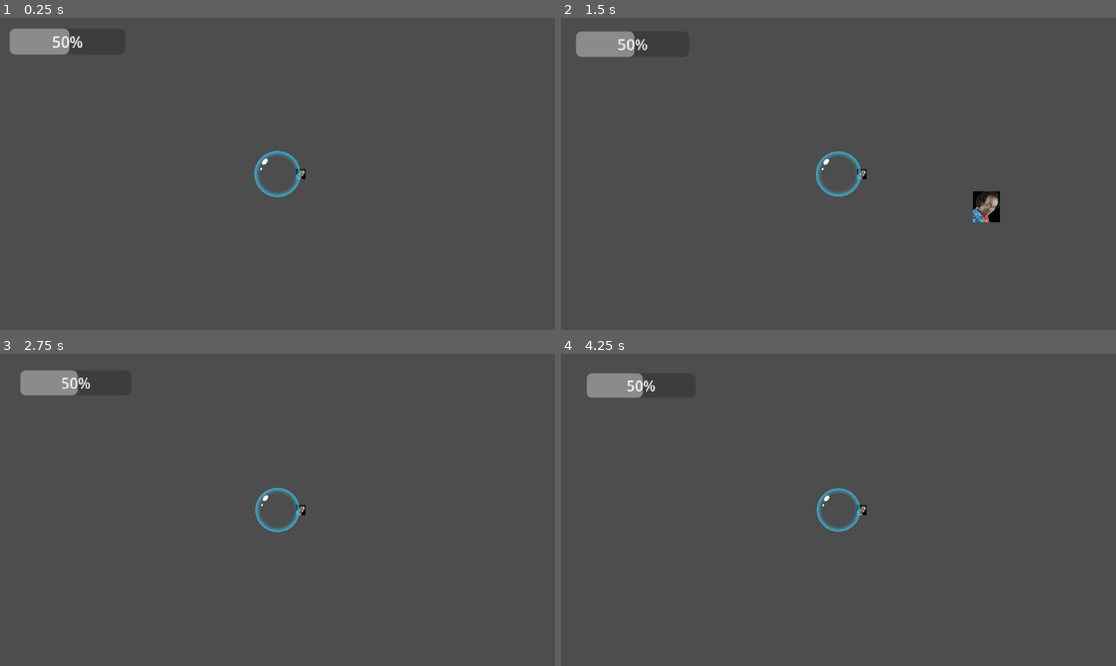
Above: before the commit, frames 1-4 (two rows, left to right).
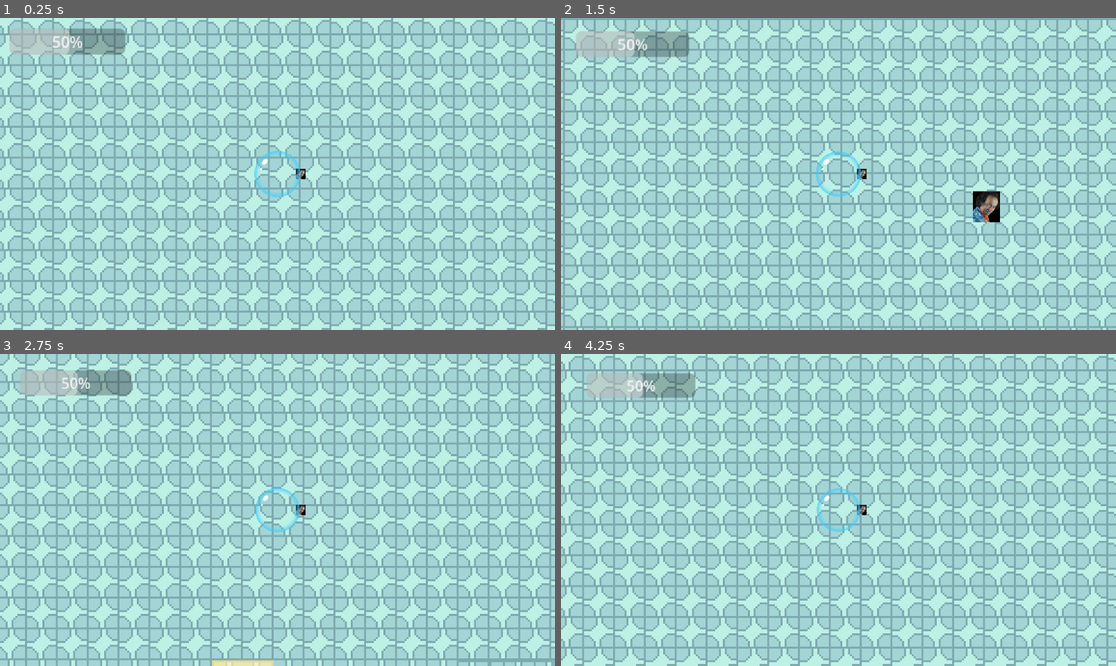
Above: after the commit, the same moments.

Repository: Zodayan/BubbleSurvivor
Game: Godot game, scene res://scenes/game.tscn
Two runs of this game, one before a commit and one after it. Both use one fixed random seed, a clock stepped at 60 frames per second and the inputs below.
Inputs (mouse positions are in pixels of both pictures, inside the frame that each line leads up to):
- Up to frame 1 (0.25 s): no input
- Up to frame 2 (1.5 s): tap Enter at 0.5 s; move the mouse to (960, 158) at 0.52 s; press the mouse at (960, 158) at 0.53 s; hold Right (right) 0.53-1.28 s; move the mouse to (727, 189) at 1.27 s; release the mouse at (727, 189) at 1.28 s; hold Down (down) from 1.28 s (still down); click (727, 189) at 1.35 s
- Up to frame 3 (2.75 s): move the mouse to (333, 441) at 2.02 s; release Down (down) at 2.03 s; press the mouse at (333, 441) at 2.03 s; hold Right (right) from 2.03 s (still down)
- Up to frame 4 (4.25 s): move the mouse to (810, 572) at 2.77 s; release Right (right) at 2.78 s; release the mouse at (810, 572) at 2.78 s; hold Up (up) 2.78-3.53 s; click (810, 572) at 2.85 s; move the mouse to (1005, 556) at 3.52 s; press the mouse at (1005, 556) at 3.53 s; hold Q (left) from 3.53 s (still down)

The runs differ from the first frame. In frame 1, 100% of the frame differs, in the area x 0-100%, y 0-100%; in frame 2, 99%; in frame 3, 100%; in frame 4, 100%.

Commit message:
map moche encore

Diff:
--- a/bubblesurvior/scenes/game.tscn
+++ b/bubblesurvior/scenes/game.tscn
@@ -1,3 +1,8 @@
-[gd_scene format=3 uid="uid://chayfvqrhk753"]
+[gd_scene load_steps=2 format=3 uid="uid://chayfvqrhk753"]
+
+[ext_resource type="PackedScene" uid="uid://cf6ugsgn7t6e8" path="res://scenes/map.tscn" id="1_vs7li"]
 
 [node name="Game" type="Node"]
+
+[node name="TileMapLayer" parent="." instance=ExtResource("1_vs7li")]
+position = Vector2(648, 384)
Not shown, added: bubblesurvior/assets/sprite/Coloured/16x16/bubble_16px_4x1_left.png.import
Not shown, added: bubblesurvior/assets/sprite/Coloured/16x16/bubble_16px_4x1_right.png.import
Renamed: bubblesurvior/scenes/death_menu.gd -> bubblesurvior/scripts/level_data/death_menu.gd
